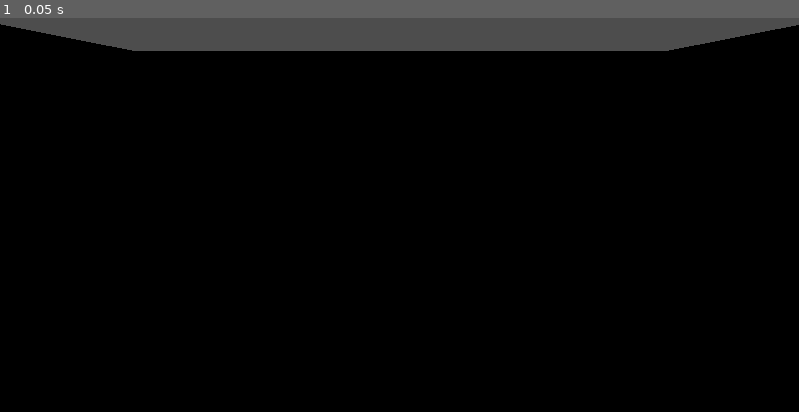
Above: before the commit, frame 1.
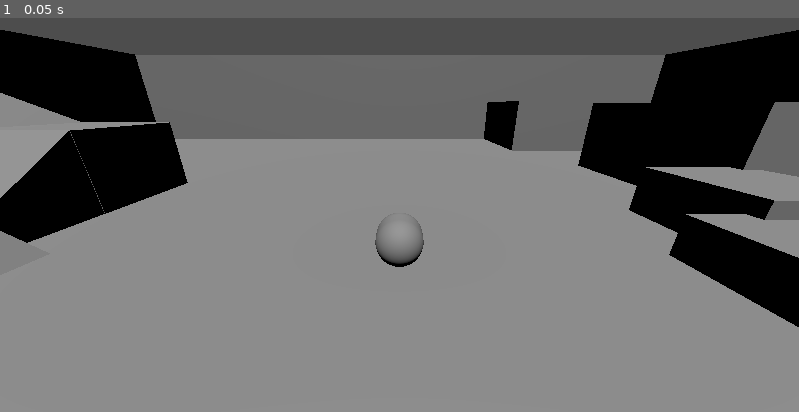
Above: after the commit, the same moment.

Repository: NoneApplicableGames/Project-Cryptid
Game: Godot game, scene res://Scenes/player_playground.tscn
The game is run twice, just before and just after one commit, with the same random seed, the same clock (stepped at 60 frames per second) and the same inputs.
Inputs:
- Up to frame 1 (0.05 s): no input

The runs differ from the first frame. In frame 1, 74% of the frame differs, in the area x 0-100%, y 1-100%.

Commit message:
Character Controller Statrted
* Added light to playground scene
* Added directional input to character

Diff:
--- a/Scenes/player_playground.tscn
+++ b/Scenes/player_playground.tscn
@@ -5,7 +5,7 @@
 [node name="PlayerPlayground" type="Node3D"]
 
 [node name="PlayerSal" parent="." instance=ExtResource("1_uxrmd")]
-transform = Transform3D(1, 0, 0, 0, 1, 0, 0, 0, 1, 0, 0.906494, 0)
+transform = Transform3D(1, 0, 0, 0, 1, 0, 0, 0, 1, 0, 1.41213, 0)
 
 [node name="CameraArm" type="Node3D" parent="PlayerSal"]
 
@@ -118,3 +118,6 @@
 transform = Transform3D(-4.37114e-08, 0, 1, 0, 1, 0, -1, 0, -4.37114e-08, 24.113, 2.41595, 25.027)
 operation = 2
 size = Vector3(5.0754, 4.81384, 0.405151)
+
+[node name="DirectionalLight3D" type="DirectionalLight3D" parent="."]
+transform = Transform3D(1, 0, 0, 0, 0.444229, 0.895913, 0, -0.895913, 0.444229, 0, 27, -14.1893)
--- a/Scenes/player_sal.tscn
+++ b/Scenes/player_sal.tscn
@@ -11,6 +11,7 @@
 
 [node name="Player_Sal" type="CharacterBody3D"]
 script = ExtResource("1_yhlvm")
+max_speed = 100.0
 
 [node name="MeshInstance3D" type="MeshInstance3D" parent="."]
 transform = Transform3D(1, 0, 0, 0, -4.37114e-08, -1, 0, 1, -4.37114e-08, 0, 0, 0)
@@ -19,3 +20,5 @@
 [node name="CollisionHull" type="CollisionShape3D" parent="."]
 transform = Transform3D(1, 0, 0, 0, -4.37114e-08, -1, 0, 1, -4.37114e-08, 0, 0, 0)
 shape = SubResource("CapsuleShape3D_wsdrd")
+
+[node name="FiniteStateMachine" type="Node" parent="."]
--- a/Scripts/Character_Controller.gd
+++ b/Scripts/Character_Controller.gd
@@ -5,5 +5,16 @@
 
 @export_category("Speed Properties")
 @export var acceleration : float
-@export var max_speed : float
+@export var max_speed : float = 10
 @export var friction : float
+
+func _physics_process(delta: float) -> void:
+	var input_vector = Input.get_vector("move_left", "move_right", "move_up", "move_down")
+
+	#convert to vector 3 for velocity
+
+	var direction := Vector3 (input_vector.x, 0.0, input_vector.y)
+
+	print("Direction = ", direction)
+
+	self.velocity = direction * max_speed
